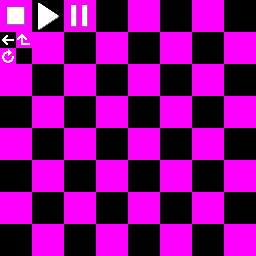
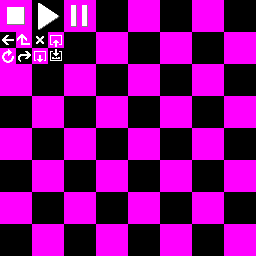
Layers edited between the first and the second w=256, h=256 image:
added layer "Layer 9" above "Layer 7" over [36, 36, 44, 44]
added layer "Layer 7" above "Layer 6" over [8, 35, 31, 62]
removed layer "Layer 5" over [8, 35, 31, 62]
added layer "Layer 12" above "Layer 11" over [34, 51, 46, 62]
added layer "Layer 11" above "Layer 10" over [50, 49, 62, 61]
added layer "Layer 10" above "Layer 8" over [50, 35, 62, 47]
added layer "Layer 8" above "Layer 1" over [8, 32, 64, 64]
